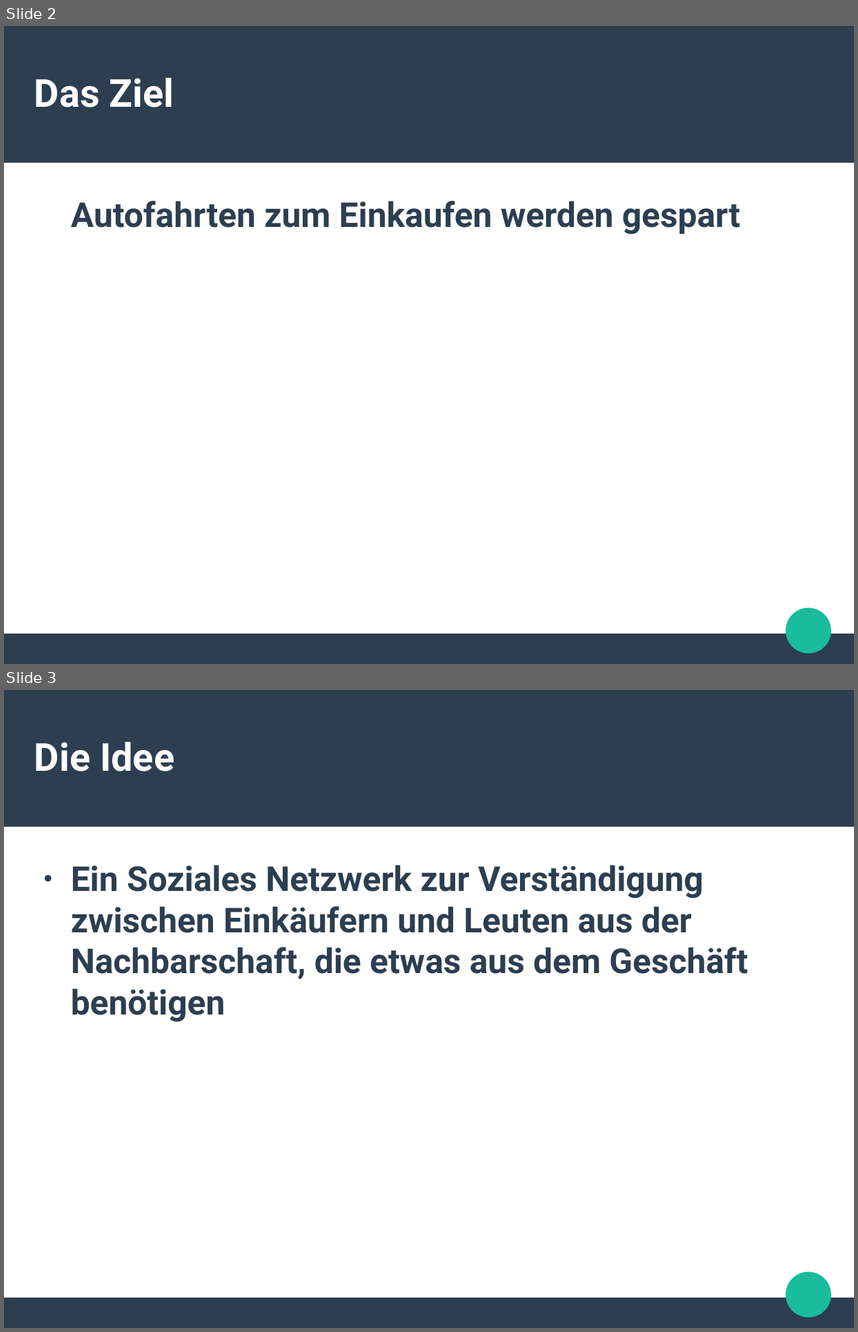
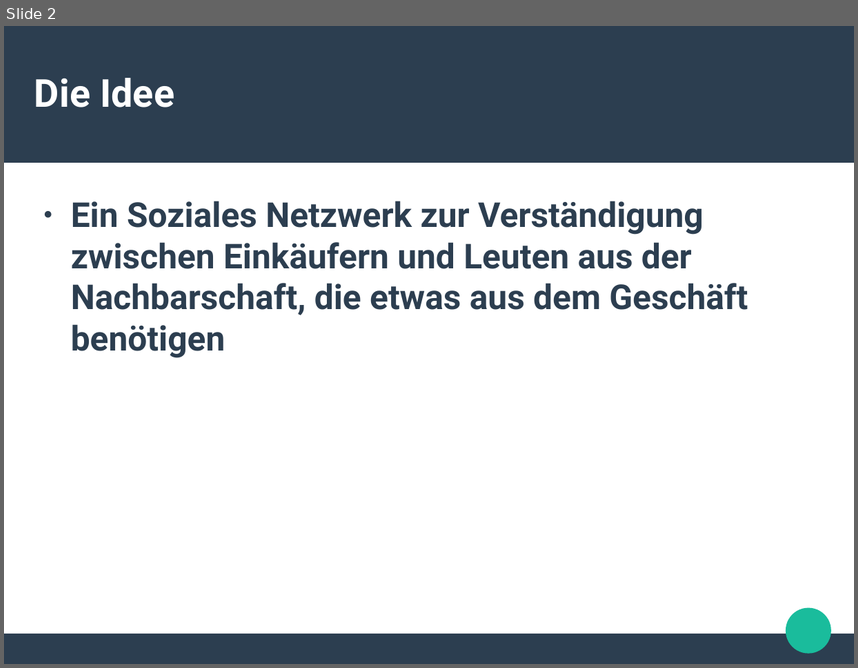
Before and after one commit to freiqu/Buy2gether, a slide deck: Praesentation.odp. Shown one above the other, each under a label of ours: slides 2 and 3 before the commit, slide 2 after it. The pictures are 858x1332 and 858x668 pixels, drawn with LibreOffice and Linux fonts; fonts in the diff are those of the drawing. Boxes give left, top, right and bottom in pixels: in the first picture for what was removed or moved away, otherwise in the second. Text is boxed around its words. In the diff, an @@ line names an element or a change of style, - is before the commit and + after.

```diff
--- a/Praesentation.odp
+++ b/Praesentation.odp
@@ slide 2 removed at (x1=4, y1=26, x2=854, y2=664), background #FFFFFF; not listed: 3 template elements that a slide beside it also shows @@
@@ title removed at (x1=34, y1=78, x2=174, y2=107) @@
-Das Ziel
@@ text removed at (x1=71, y1=201, x2=740, y2=234) @@
-Autofahrten zum Einkaufen werden gespart
@@ what was slide 3 is now slide 2 @@
```
Also in this commit, not shown: 2 slides changed, 1 slide added.
